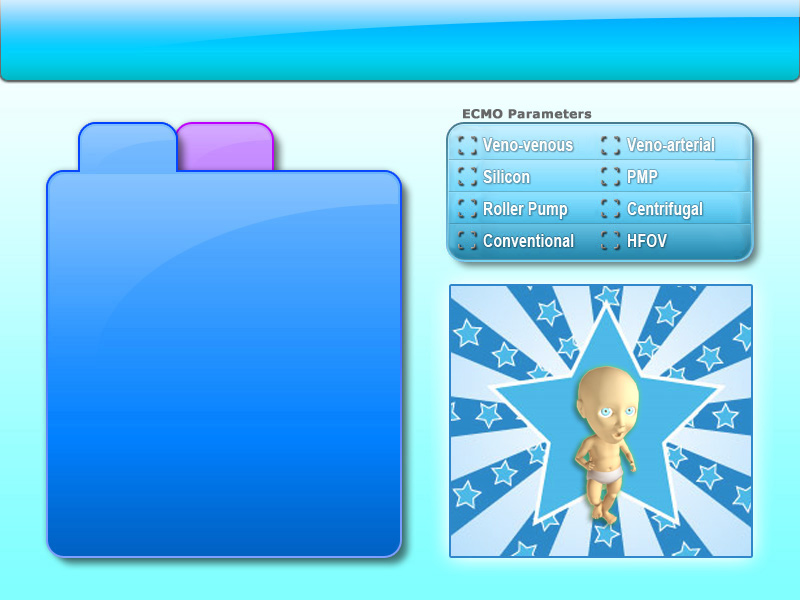
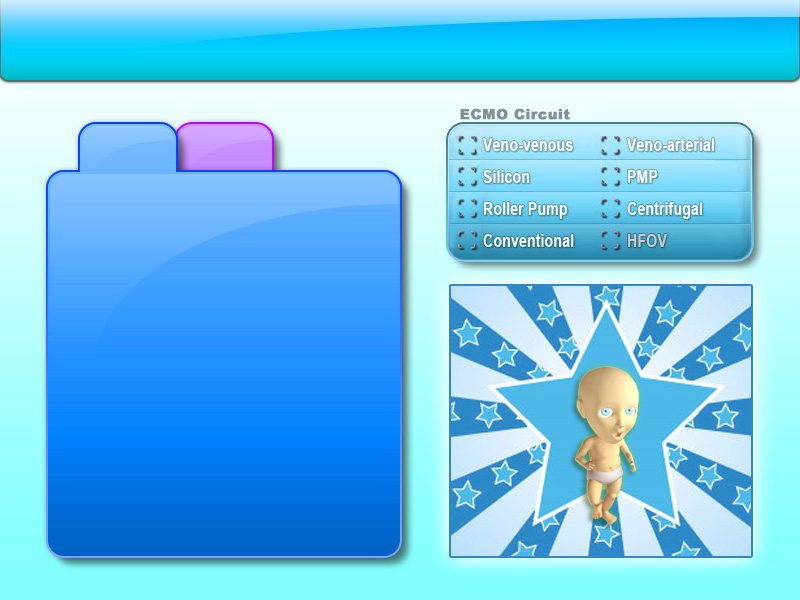
Before/after of a 800×600 layered artwork. What changed in the layer stack:
added layer "ECMO Circuit" (43%) above "Layer 1" over bbox(460, 108, 570, 120)
"Layer 1": opacity 100% → 19%, painted on it over bbox(627, 233, 667, 248)
painted on "Background" over bbox(458, 105, 667, 248)
